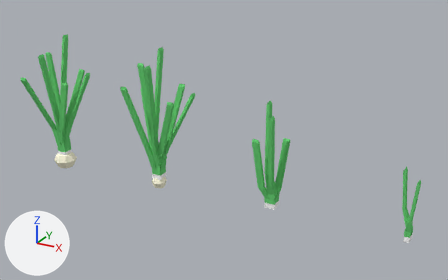
The Blender file crops/plants/bricks/bricks.blend as it was, and as the next commit left it.
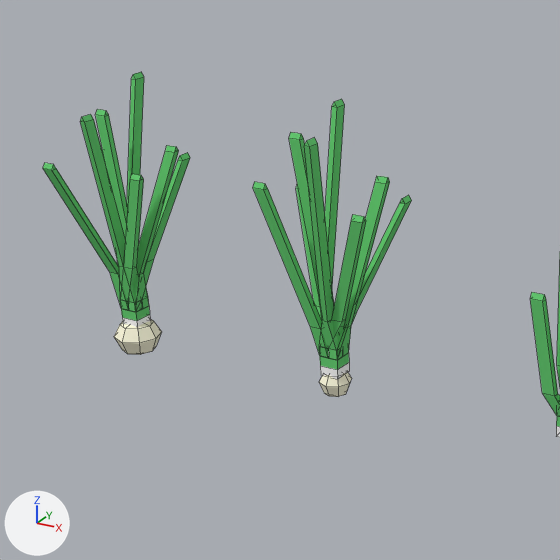
Each version appears first from a camera (50 mm lens) standing at (1.97, -11.32, 6.48) and looking at (-4.8, 1.11, 0.86), and next in a close-up on the part from 0% to 59% of the width and 0% to 95% of the height. The axes (+X, +Y, +Z) are drawn at lower left. The lights are the same throughout. The close-ups show mesh edges as thin lines. The same objects are shown in both versions, whatever each file hides. Objects named as collision shapes, trigger or cutter boxes, shadow casters or lower levels of detail are left out.

The scene before the commit, as lines of its bpy script (objects in view):
```python
me_cube_095 = bpy.data.meshes.new('Cube.095')
me_cube_095.from_pydata(...)  # 72 vertices, 65 faces; spans x -0.38..0.32, y -0.38..0.32, z 0.0..2.34
# faces by material slot: [60, 5]
me_cube_095.materials.append(mat_oniongreen)  # green #68ce74
me_cube_095.materials.append(mat_white)  # white #ffffff
me_cube_097 = bpy.data.meshes.new('Cube.097')
me_cube_097.from_pydata(...)  # 170 vertices, 161 faces; spans x -0.67..0.67, y -0.62..0.91, z -0.26..3.1
# faces by material slot: [124, 5, 32]
me_cube_097.materials.append(mat_oniongreen)  # green #68ce74
me_cube_097.materials.append(mat_white)  # white #ffffff
me_cube_097.materials.append(mat_onionwhite)  # white #fffbe0
me_cube_098 = bpy.data.meshes.new('Cube.098')
me_cube_098.from_pydata(...)  # 170 vertices, 161 faces; spans x -0.67..0.68, y -0.75..0.78, z -0.36..3.1
# faces by material slot: [124, 5, 32]
me_cube_098.materials.append(mat_oniongreen)  # green #68ce74
me_cube_098.materials.append(mat_white)  # white #ffffff
me_cube_098.materials.append(mat_onionwhite)  # white #fffbe0
ob_onion1 = bpy.data.objects.new('onion1', me_cube_095)
ob_onion1.location = (-3.0, 0.0, 0.0)
ob_onion2 = bpy.data.objects.new('onion2', me_cube_097)
ob_onion2.location = (-6.0, 0.0, 0.0)
ob_onion3 = bpy.data.objects.new('onion3', me_cube_098)
ob_onion3.location = (-9.0, 0.0, 0.0)
```
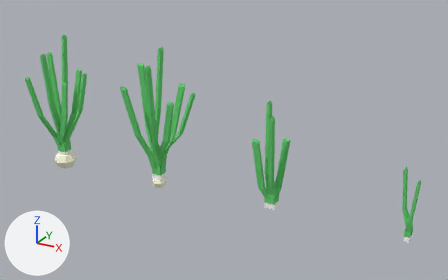
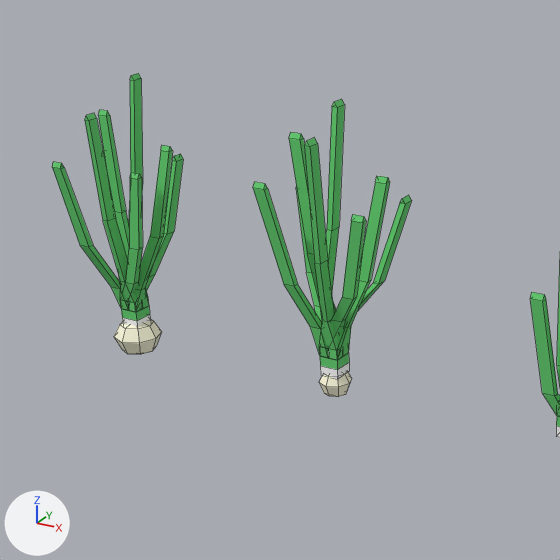
Commit message: Update onion late stage models

Changed parts and their boxes (x1, y1, x2, y2) in the close-ups (560 x 560 px):
'onion3', reshaped (11% narrower): before (43, 72, 190, 355); after (52, 73, 183, 355)
part 1 of me_cube_098, built on: before (43, 72, 190, 310); after (52, 73, 183, 310)
part 2 of me_cube_097, built on: (254, 104, 412, 329) in both

The change in detail:
me_cube_098 is used by ob_onion3; location (-9.0, 0.0, 0.0).
me_cube_098 had 170 vertices, 161 faces and spanned x -0.67..0.68, y -0.75..0.78, z -0.36..3.1.
me_cube_098 now has 202 vertices, 193 faces and spans x -0.6..0.61, y -0.66..0.7, z -0.36..3.1.
Part 1, on me_cube_098:
32 faces are deleted.
32 vertices in x -0.33..0.21, y -0.2..0.3, z 0.77..1.01 move by (0.0, 0.0, -0.2).
3 vertices in x -0.22..-0.15, y 0.56, z 3.04..3.1 move by (0.02, -0.05, 0.0).
3 vertices in x -0.22..-0.15, y 0.71, z 3.04..3.1 move by (0.02, -0.07, 0.0).
3 vertices in x 0.54, y 0.21..0.28, z 2.32..2.38 move by (-0.06, -0.02, 0.0).
3 vertices in x 0.68, y 0.21..0.28, z 2.32..2.38 move by (-0.07, -0.02, 0.0).
36 vertices move from x -0.67..0.55, y -0.75..0.78, z 2.08..2.86 to x -0.6..0.49, y -0.66..0.7, z 2.08..2.86.
32 vertices are added at x -0.5..0.44, y -0.46..0.5, z 1.18..1.72.
64 new faces join them, mat_oniongreen (green #68ce74).
me_cube_097 is used by ob_onion2; location (-6.0, 0.0, 0.0).
me_cube_097 had 170 vertices, 161 faces and spanned x -0.67..0.67, y -0.62..0.91, z -0.26..3.1.
me_cube_097 now has 202 vertices, 193 faces and spans x -0.67..0.67, y -0.62..0.91, z -0.26..3.1.
Part 2, on me_cube_097:
32 faces are deleted.
32 vertices are added at x -0.5..0.44, y -0.41..0.56, z 1.06..1.66.
64 new faces join them, mat_oniongreen (green #68ce74).
